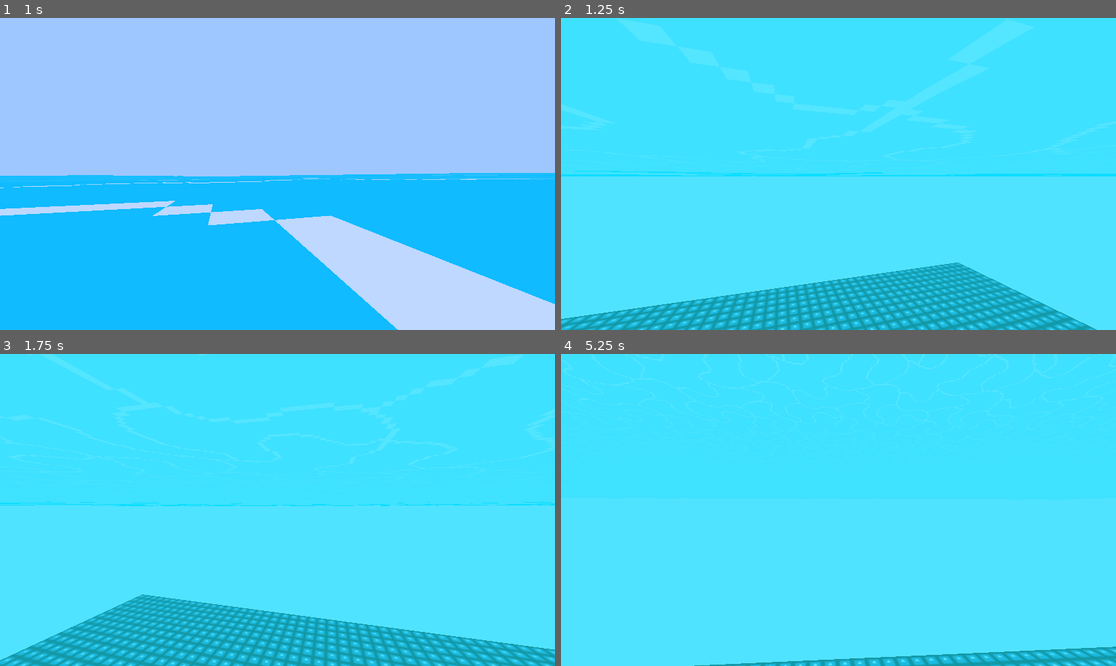
Above: before the commit, frames 1-4 (two rows, left to right).
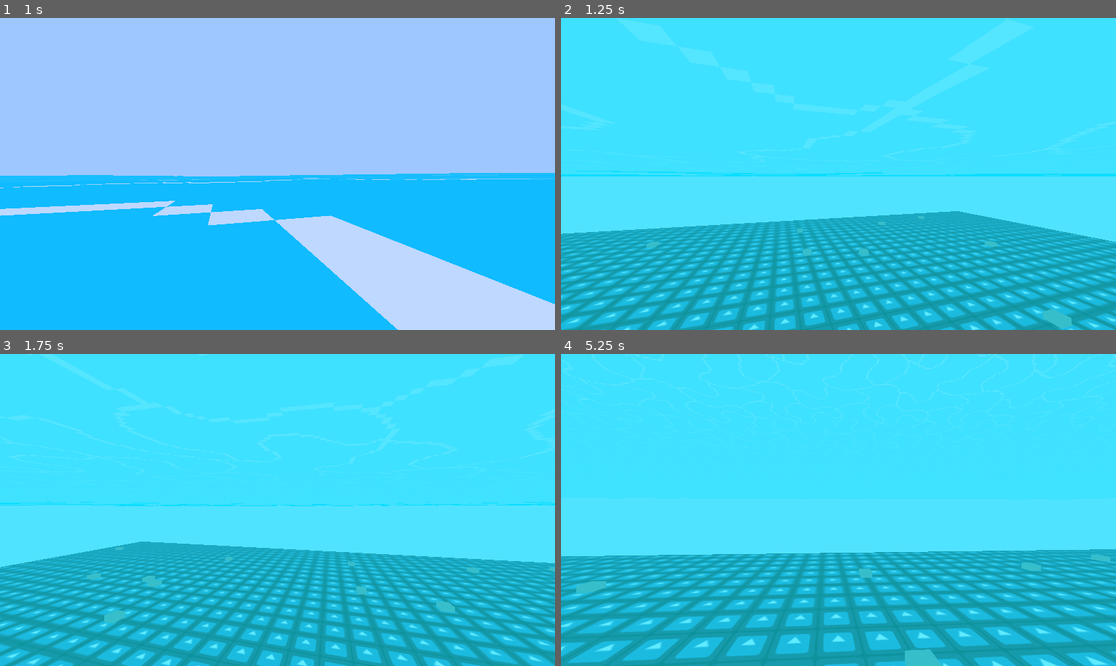
Above: after the commit, the same moments.

Repository: UglyDucklingGames/GameOff2025
Game: Godot game, scene res://scenes/main.tscn
Same seed, same stepped clock (60 frames per second), same inputs: the game is played once before the commit and once after it. The engine's default icon, where the game draws it, is replaced by a stand-in: a white triangle on a blue panel in a dark square.
Inputs (mouse positions are in pixels of both pictures, inside the frame that each line leads up to):
- Up to frame 1 (1 s): move the mouse to (305, 174) at 0.52 s; hold W (move_forward) from 0.53 s (still down)
- Up to frame 2 (1.25 s): keep holding W (move_forward)
- Up to frame 3 (1.75 s): keep holding W (move_forward); move the mouse to (249, 510) at 1.27 s
- Up to frame 4 (5.25 s): keep holding W (move_forward); move the mouse to (849, 503) at 2.02 s; move the mouse to (832, 516) at 2.77 s; move the mouse to (877, 513) at 3.52 s; move the mouse to (794, 506) at 4.27 s; move the mouse to (844, 510) at 5.02 s

Frame 1 is identical in both runs. In frame 2, 28% of the frame differs, in the area x 0-100%, y 61-100%; in frame 3, 29%; in frame 4, 34%, in the area x 0-100%, y 62-100%.

Commit message:
Treasure Placer
Rudimentary treasure placer algorithm that places cubes in random positions at the bottom of the ocean.

Diff:
--- a/scenes/levels/test_level.tscn
+++ b/scenes/levels/test_level.tscn
@@ -1,8 +1,9 @@
-[gd_scene load_steps=7 format=3 uid="uid://bm5p6hcm2uox"]
+[gd_scene load_steps=8 format=3 uid="uid://bm5p6hcm2uox"]
 
 [ext_resource type="PackedScene" uid="uid://durgj0plulxl3" path="res://objects/entities/player/player_controller.tscn" id="1_jbqir"]
 [ext_resource type="Texture2D" uid="uid://bl0whf7c6raux" path="res://icon.svg" id="2_yautc"]
 [ext_resource type="PackedScene" uid="uid://deo4ylt01mlbv" path="res://objects/water/water.tscn" id="3_fr1um"]
+[ext_resource type="Script" uid="uid://devu02a5vu7pu" path="res://scripts/treasure_placer.gd" id="4_v45ci"]
 
 [sub_resource type="StandardMaterial3D" id="StandardMaterial3D_fr1um"]
 albedo_texture = ExtResource("2_yautc")
@@ -20,7 +21,7 @@
 [node name="PlayerController" parent="." instance=ExtResource("1_jbqir")]
 
 [node name="TestSurface" type="MeshInstance3D" parent="."]
-transform = Transform3D(1, 0, 0, 0, 1, 0, 0, 0, 1, 0, -25, 0)
+transform = Transform3D(1, 0, 0, 0, 1, 0, 0, 0, 1, 0, -10.2087555, 0)
 mesh = SubResource("PlaneMesh_v45ci")
 
 [node name="StaticBody3D" type="StaticBody3D" parent="TestSurface"]
@@ -28,4 +29,17 @@
 [node name="CollisionShape3D" type="CollisionShape3D" parent="TestSurface/StaticBody3D"]
 shape = SubResource("ConcavePolygonShape3D_48ne7")
 
+[node name="TestSurface2" type="MeshInstance3D" parent="."]
+transform = Transform3D(1, 0, 0, 0, 1, 0, 0, 0, 1, -25.189365, -19.79316, -8.662485)
+mesh = SubResource("PlaneMesh_v45ci")
+
+[node name="StaticBody3D" type="StaticBody3D" parent="TestSurface2"]
+
+[node name="CollisionShape3D" type="CollisionShape3D" parent="TestSurface2/StaticBody3D"]
+shape = SubResource("ConcavePolygonShape3D_48ne7")
+
 [node name="Water" parent="." instance=ExtResource("3_fr1um")]
+
+[node name="TreasurePlacer" type="Node3D" parent="."]
+script = ExtResource("4_v45ci")
+metadata/_custom_type_script = "uid://devu02a5vu7pu"
--- /dev/null
+++ b/scripts/treasure_placer.gd
@@ -0,0 +1,56 @@
+class_name TreasurePlacer extends Node3D
+
+const MAXIMUM_DEPTH:int = -1000 # lowest depth of treasure spawn
+const TREASURE_MIN:int = 35 # minimum number of treasure items
+const TREASURE_MAX:int = 50 # maximum number of treasure items
+const MAP_SQUARE_RADIUS:int = 100 # half the map size
+
+var ray:RayCast3D # ray to check depth
+var used_locations:Array[Vector2] = [] # array of all used locations
+
+
+func _ready() -> void:
+	# Create depth-check raycast
+	ray = RayCast3D.new()
+	ray.target_position = Vector3(0, MAXIMUM_DEPTH, 0)
+	ray.collision_mask = 1 # only collide with world
+	ray.enabled = false # only collide when required
+	add_child(ray)
+
+	# Place treasure a random number of times
+	for _n:int in randi_range(TREASURE_MIN, TREASURE_MAX):
+		_find_treasure_spot()
+
+	used_locations.clear() # empty array
+
+
+## Go to a random position within the map bounds.
+func _go_to_random() -> void:
+	global_position.x = randi_range(-MAP_SQUARE_RADIUS, MAP_SQUARE_RADIUS)
+	global_position.z = randi_range(-MAP_SQUARE_RADIUS, MAP_SQUARE_RADIUS)
+
+
+## Place a single piece of treasure at a random location.
+func _find_treasure_spot() -> void:
+	# Go to a random position
+	_go_to_random()
+	ray.force_raycast_update()
+
+	# Find a new position until valid
+	while !ray.is_colliding() or Vector2(global_position.x, global_position.z) in used_locations:
+		ray.force_raycast_update()
+		_go_to_random()
+
+	# Add treasure at ray hit location
+	_place_treasure(ray.get_collision_point())
+
+	# Add location to array
+	used_locations.append(Vector2(global_position.x, global_position.z))
+
+
+func _place_treasure(at:Vector3) -> void:
+	var mesh_instance:MeshInstance3D = MeshInstance3D.new()
+	mesh_instance.mesh = BoxMesh.new()
+	mesh_instance.top_level = true
+	add_child(mesh_instance)
+	mesh_instance.global_position = at
Not shown, added: scripts/treasure_placer.gd.uid
